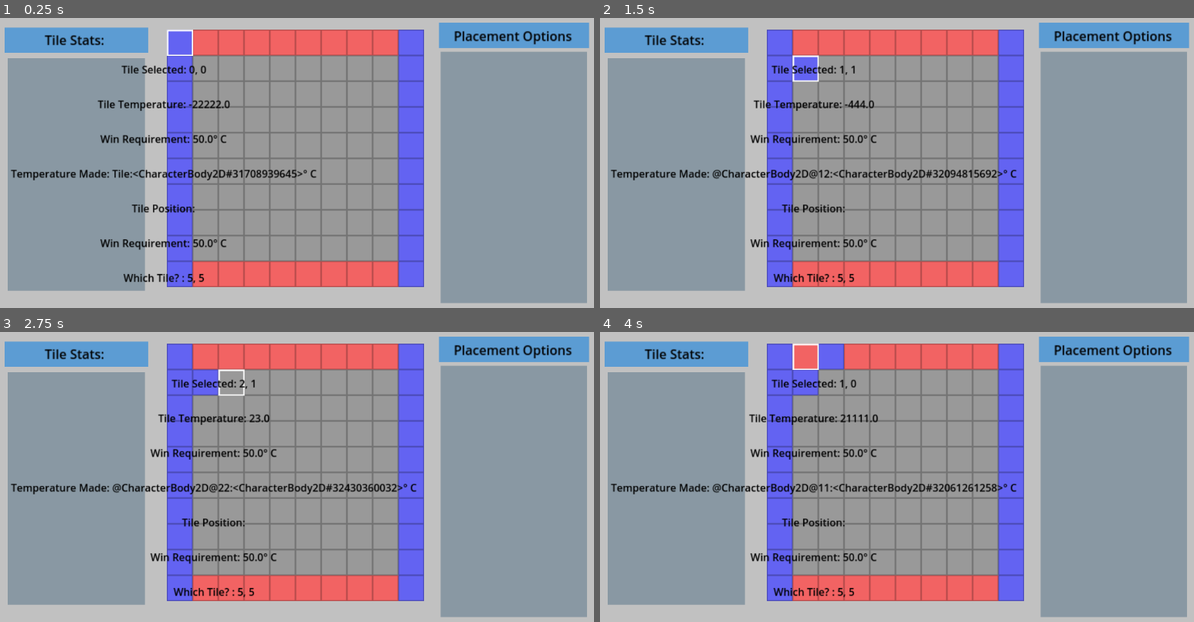
Above: before the commit, frames 1-4 (two rows, left to right).
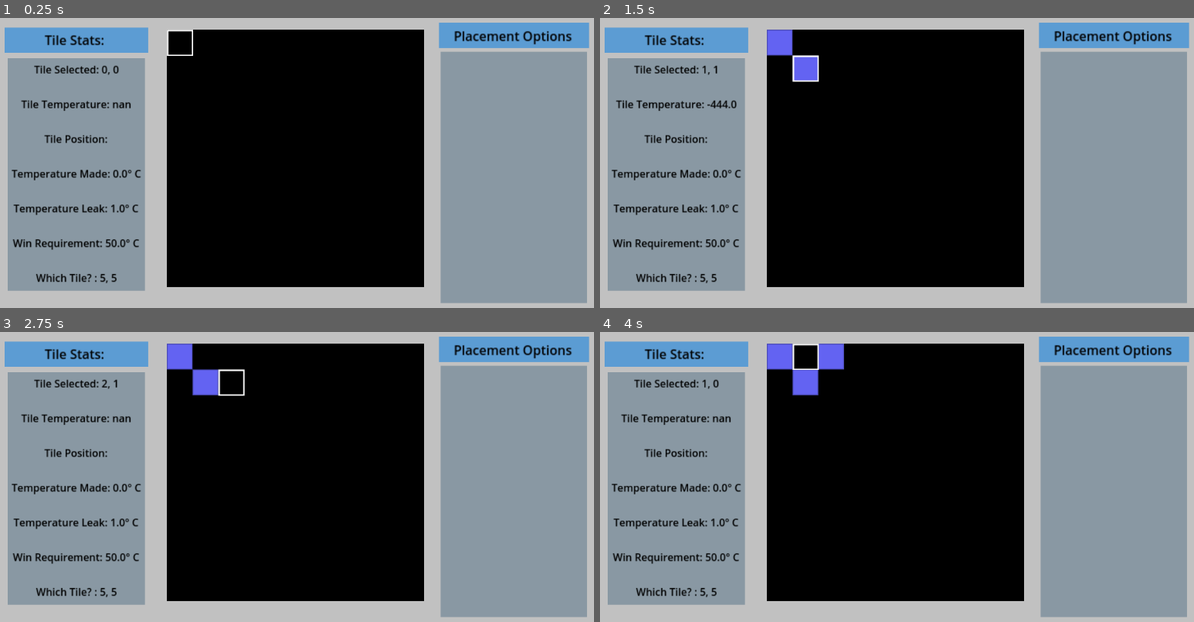
Above: after the commit, the same moments.

Repository: YouGotTheDud239/Tamper-ohiFOHIGGVOIH
Game: Godot game, scene res://scenes/game_play.tscn
The game is run twice, just before and just after one commit, with the same random seed, the same clock (stepped at 60 frames per second) and the same inputs.
Inputs:
- Up to frame 1 (0.25 s): no input
- Up to frame 2 (1.5 s): tap Enter at 0.5 s; hold Right (ui_right) 0.53-1.28 s; hold E (selectorplace) 0.53-1.28 s; tap Space at 1.25 s; hold Down (ui_down) from 1.28 s (still down); tap E (selectorplace) at 1.35 s
- Up to frame 3 (2.75 s): tap Enter at 2 s; release Down (ui_down) at 2.03 s; hold Right (ui_right) from 2.03 s (still down); hold E (selectorplace) from 2.03 s (still down)
- Up to frame 4 (4 s): tap Space at 2.75 s; release Right (ui_right) at 2.78 s; release E (selectorplace) at 2.78 s; hold Up (ui_up) 2.78-3.53 s; tap E (selectorplace) at 2.85 s; tap Enter at 3.5 s; hold Left (ui_left) from 3.53 s (still down); hold E (selectorplace) from 3.53 s (still down)

The runs differ from the first frame. In frame 1, 41% of the frame differs, in the area x 1-72%, y 4-93%; in frame 2, 40%; in frame 3, 40%; in frame 4, 39%.
Error before the commit: Invalid access to property or key 'id_tile' on a base object of type 'Nil'. (res://scripts/Texts/creates.gd:7)
Error after the commit: Invalid access of index '-5' on a base object of type: 'Array'. (res://scripts/tile.gd:88)

Commit message:
qwewqf NEWEST dfsoijgfpolsduiopi0g8risjpshprj;gks0go

Diff:
--- a/GODYHUYGYT-tmaper-wiktyh-tjmemolrteaikture-main/GODYHUYGYT-tmaper-wiktyh-tjmemolrteaikture-main/tamper-with-temperature/scenes/game_play.tscn
+++ b/GODYHUYGYT-tmaper-wiktyh-tjmemolrteaikture-main/GODYHUYGYT-tmaper-wiktyh-tjmemolrteaikture-main/tamper-with-temperature/scenes/game_play.tscn
@@ -8,9 +8,9 @@
 [ext_resource type="Texture2D" uid="uid://dywgvobdi2wch" path="res://assets/textures/Tile.png" id="6_coaa0"]
 [ext_resource type="Script" uid="uid://c7aaa2shs8yxf" path="res://scripts/Texts/TilePosDisp.gd" id="7_0daha"]
 [ext_resource type="Script" uid="uid://cu6iewnxew3ar" path="res://scripts/Texts/temp_disp.gd" id="8_x4ub6"]
-[ext_resource type="Script" uid="uid://bo7niuneoq414" path="res://scripts/Texts/Containfloor.gd" id="9_fm4b6"]
 [ext_resource type="Script" uid="uid://cdcjocbu1wqfg" path="res://scripts/Texts/creates.gd" id="10_5p4h6"]
 [ext_resource type="Script" uid="uid://5mxqik28q3j4" path="res://scripts/Texts/win_req.gd" id="10_k38ww"]
+[ext_resource type="Script" uid="uid://duywx5qagaaix" path="res://scripts/Texts/diffurjjjegenhhgweejshsghbbbbbboooongjgjgj.gd" id="10_yksfn"]
 [ext_resource type="Script" uid="uid://c1qvl1edweean" path="res://scripts/Texts/tileReq.gd" id="11_r1jqb"]
 
 [sub_resource type="RectangleShape2D" id="RectangleShape2D_hm83i"]
@@ -129,7 +129,6 @@
 layout_mode = 2
 size_flags_horizontal = 4
 text = "Tile Position:"
-script = ExtResource("9_fm4b6")
 
 [node name="Space3" type="Label" parent="Stats(actual)"]
 modulate = Color(0, 0, 0, 1)
@@ -157,6 +156,7 @@
 layout_mode = 2
 size_flags_horizontal = 4
 text = "Tile Position:"
+script = ExtResource("10_yksfn")
 
 [node name="Space5" type="Label" parent="Stats(actual)"]
 modulate = Color(0, 0, 0, 1)
--- a/GODYHUYGYT-tmaper-wiktyh-tjmemolrteaikture-main/GODYHUYGYT-tmaper-wiktyh-tjmemolrteaikture-main/tamper-with-temperature/scripts/Texts/Containfloor.gd
+++ b/GODYHUYGYT-tmaper-wiktyh-tjmemolrteaikture-main/GODYHUYGYT-tmaper-wiktyh-tjmemolrteaikture-main/tamper-with-temperature/scripts/Texts/Containfloor.gd
@@ -1,10 +1,10 @@
 extends Label
 
+@onready var mouse_select: CharacterBody2D = %"Mouse Select"
+@onready var tile_spawner: Node2D = %TileSpawner
 @onready var game: Node2D = $"../.."
 
-var winReq
 
 func _process(float)->void:
-	winReq = game.winReq
 
-	text = "Win Requirement: " + str(winReq) + "° C"
+	text = "Temperature Made: " + str(tile_spawner.id_tile[int(str(mouse_select.xpos)+str(mouse_select.ypos))].diffuseAmount) + "° C"
--- a/GODYHUYGYT-tmaper-wiktyh-tjmemolrteaikture-main/GODYHUYGYT-tmaper-wiktyh-tjmemolrteaikture-main/tamper-with-temperature/scripts/Texts/creates.gd
+++ b/GODYHUYGYT-tmaper-wiktyh-tjmemolrteaikture-main/GODYHUYGYT-tmaper-wiktyh-tjmemolrteaikture-main/tamper-with-temperature/scripts/Texts/creates.gd
@@ -4,9 +4,7 @@
 @onready var tile_spawner: Node2D = %TileSpawner
 @onready var game: Node2D = $"../.."
 
-var createsTemp = tile_spawner.id_tile[int(str(mouse_select.xpos)+str(mouse_select.ypos))]
 
 func _process(float)->void:
-	createsTemp = tile_spawner.id_tile[int(str(mouse_select.xpos)+str(mouse_select.ypos))]
 
-	text = "Temperature Made: " + str(createsTemp) + "° C"
+	text = "Temperature Made: " + str(tile_spawner.id_tile[int(str(mouse_select.xpos)+str(mouse_select.ypos))].createsTemp) + "° C"
--- /dev/null
+++ b/GODYHUYGYT-tmaper-wiktyh-tjmemolrteaikture-main/GODYHUYGYT-tmaper-wiktyh-tjmemolrteaikture-main/tamper-with-temperature/scripts/Texts/diffurjjjegenhhgweejshsghbbbbbboooongjgjgj.gd
@@ -0,0 +1,10 @@
+extends Label
+
+@onready var mouse_select: CharacterBody2D = %"Mouse Select"
+@onready var tile_spawner: Node2D = %TileSpawner
+@onready var game: Node2D = $"../.."
+
+
+func _process(float)->void:
+
+	text = "Temperature Leak: " + str(tile_spawner.id_tile[int(str(mouse_select.xpos)+str(mouse_select.ypos))].diffuseAmount) + "° C"
--- a/GODYHUYGYT-tmaper-wiktyh-tjmemolrteaikture-main/GODYHUYGYT-tmaper-wiktyh-tjmemolrteaikture-main/tamper-with-temperature/scripts/game.gd
+++ b/GODYHUYGYT-tmaper-wiktyh-tjmemolrteaikture-main/GODYHUYGYT-tmaper-wiktyh-tjmemolrteaikture-main/tamper-with-temperature/scripts/game.gd
@@ -1,4 +1,6 @@
 extends Node
+const TILE = preload("uid://dbednje38fjcg")
+
 
 @onready var tile_spawner: Node2D = $TileSpawner
 @onready var mouse_select: CharacterBody2D = $"Mouse Select"
@@ -8,10 +10,13 @@
 @export var winTilex : int
 @export var winTiley : int
 
+
 var numonmouse: int = 0
 
 func _ready():
-	pass
+	await wait(2)
+
+
 
 func _process(float)->void:
 	numonmouse = int(str(mouse_select.xpos)+str(mouse_select.ypos))
--- a/GODYHUYGYT-tmaper-wiktyh-tjmemolrteaikture-main/GODYHUYGYT-tmaper-wiktyh-tjmemolrteaikture-main/tamper-with-temperature/scripts/tile.gd
+++ b/GODYHUYGYT-tmaper-wiktyh-tjmemolrteaikture-main/GODYHUYGYT-tmaper-wiktyh-tjmemolrteaikture-main/tamper-with-temperature/scripts/tile.gd
@@ -1,4 +1,6 @@
 extends CharacterBody2D
+
+
 @onready var tile_spawner: Node2D = %TileSpawner
 @onready var mouse_select: CharacterBody2D = %"Mouse Select"
 
@@ -14,20 +16,25 @@
 @export var DifDown: bool
 @export var DifLeft: bool
 @export var DifRight: bool
+
+@export var DifUpNum: float
+@export var DifDownNum: float
+@export var DifLeftNum: float
+@export var DifRightNum: float
+
 @export var numTiles: float
 
 @export var createsTemp : float
-@export var diffuseAmount: float
+@export var diffuseAmount: float = 1.0
+
 
 var xy = [-144,-144]
 var xpos
 var ypos
-var id_tile
 
 func _ready():
 	startup_crap()
 	diffuse()
-
 
 func _process(float)->void:
 	self.position = Vector2(xy[0], xy[1])
@@ -66,30 +73,41 @@
 func diffuseCheck():
 	if int(ypos) + -1 < -5:
 		DifUp = false
+		DifUpNum = 0
 		temp = 21111
 	else:
 		DifUp = true
+		DifUpNum = get_parent().id_tile[int(str(xpos)+str(ypos-1))].temp
 		numTiles += 1
 	if int(ypos) + 1 > 4:
 		DifDown = false
+		DifDownNum = 0
 		temp = 2222
 	else:
 		DifDown = true
+		DifDownNum = get_parent().id_tile[int(str(xpos)+str(ypos+1))].temp
 		numTiles += 1
 	if int(xpos) + -1 < -5:
 		DifLeft = false
+		DifLeftNum = 0
 		temp = -22222
 	else:
 		DifLeft = true
+		DifLeftNum = get_parent().id_tile[int(str(xpos - 1)+str(ypos))].temp
 		numTiles += 1
 	if int(xpos) + 1 > 4:
 		DifRight = false
+		DifRightNum = 0
 		temp = -2222
 	else:
 		DifRight = true
+		DifRightNum = get_parent().id_tile[int(str(xpos + 1) + str(ypos))].temp
 		numTiles += 1
 
 
 func diffuse():
 	diffuseCheck()
-	id_tile = tile_spawner.id_tile
+	temp = (DifRightNum + DifDownNum + DifUpNum + DifLeftNum)/numTiles
+
+func wait(seconds):
+	await get_tree().create_timer(seconds).timeout
--- a/GODYHUYGYT-tmaper-wiktyh-tjmemolrteaikture-main/GODYHUYGYT-tmaper-wiktyh-tjmemolrteaikture-main/tamper-with-temperature/scripts/tile_spawn.gd
+++ b/GODYHUYGYT-tmaper-wiktyh-tjmemolrteaikture-main/GODYHUYGYT-tmaper-wiktyh-tjmemolrteaikture-main/tamper-with-temperature/scripts/tile_spawn.gd
@@ -11,7 +11,7 @@
 			var tilesy = tileff.instantiate()
 			tilesy.setpos((x-4.5)*32,(y-4.5)*32)
 			tilesy.tileCLASS.xy = Vector2i(n2inx, ninx)
-			get_parent().get_node("tile_handler").add_child(tilesy)
+			get_parent().get_node("TileSpawner").add_child(tilesy)
 			id_tile.append(tilesy)
 			y += 1
 		x += 1
Not shown, added: GODYHUYGYT-tmaper-wiktyh-tjmemolrteaikture-main/GODYHUYGYT-tmaper-wiktyh-tjmemolrteaikture-main/tamper-with-temperature/scripts/Texts/diffurjjjegenhhgweejshsghbbbbbboooongjgjgj.gd.uid
Not shown, added: .DS_Store
Not shown, added: GODYHUYGYT-tmaper-wiktyh-tjmemolrteaikture-main/.DS_Store
Not shown, added: GODYHUYGYT-tmaper-wiktyh-tjmemolrteaikture-main/GODYHUYGYT-tmaper-wiktyh-tjmemolrteaikture-main/.DS_Store
